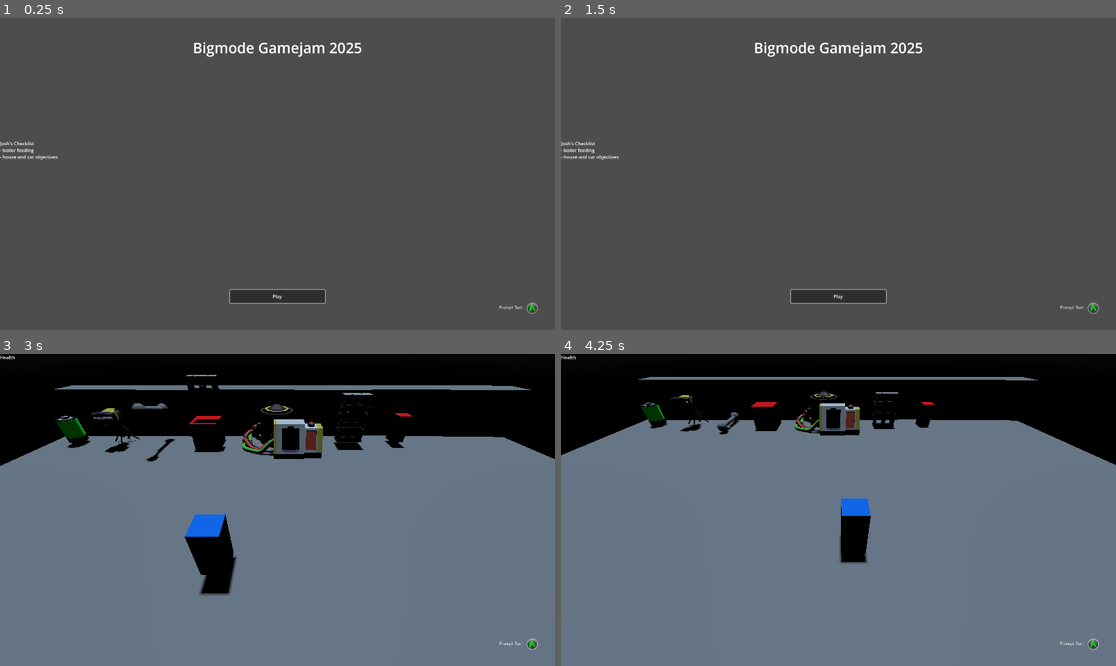
Above: before the commit, frames 1-4 (two rows, left to right).
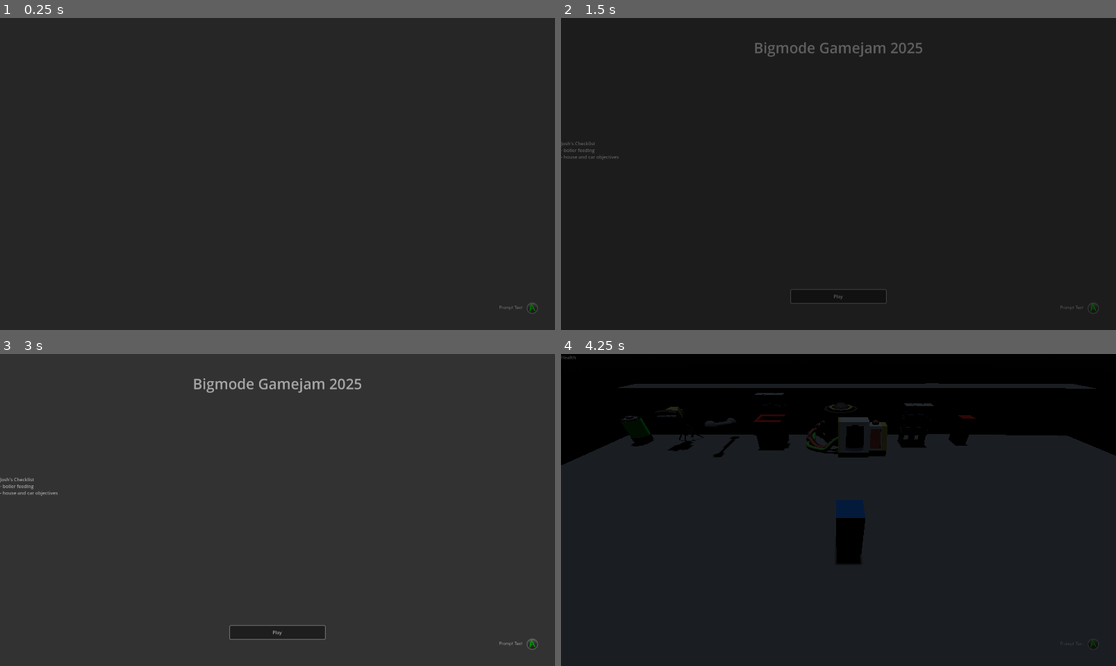
Above: after the commit, the same moments.

Repository: joshandersn/power
Game: Godot game, scene res://Scenes/main.tscn
The game is run twice, just before and just after one commit, with the same random seed, the same clock (stepped at 60 frames per second) and the same inputs.
Inputs (mouse positions are in pixels of both pictures, inside the frame that each line leads up to):
- Up to frame 1 (0.25 s): no input
- Up to frame 2 (1.5 s): click (838, 295) at 0.5 s, where only the run before the commit has a clickable "Play"; click "Play" at 1.25 s
- Up to frame 3 (3 s): move the mouse to (399, 494) at 2.02 s; hold D (move_right) 2.03-2.78 s; right-click (399, 494) at 2.1 s; tap Enter at 2.75 s; move the mouse to (166, 525) at 2.77 s; hold S (move_down) from 2.78 s (still down); click (166, 525) at 2.85 s
- Up to frame 4 (4.25 s): move the mouse to (894, 441) at 3.52 s; release S (move_down) at 3.53 s; hold D (move_right) from 3.53 s (still down); tap E (use_cable) at 3.6 s

The runs differ from the first frame. In frame 1, 99% of the frame differs, in the area x 0-100%, y 0-100%; in frame 2, 100%; in frame 3, 100%; in frame 4, 78%.

Commit message:
adds fade on load level

Diff:
--- a/Scenes/main.tscn
+++ b/Scenes/main.tscn
@@ -287,6 +287,58 @@
 "lose_in": SubResource("Animation_j5qqo")
 }
 
+[sub_resource type="Animation" id="Animation_ownar"]
+resource_name = "FadeIn"
+tracks/0/type = "value"
+tracks/0/imported = false
+tracks/0/enabled = true
+tracks/0/path = NodePath("Fade:color")
+tracks/0/interp = 1
+tracks/0/loop_wrap = true
+tracks/0/keys = {
+"times": PackedFloat32Array(0, 1),
+"transitions": PackedFloat32Array(0.378929, 1),
+"update": 0,
+"values": [Color(0, 0, 0, 0), Color(0, 0, 0, 1)]
+}
+
+[sub_resource type="Animation" id="Animation_0cirh"]
+length = 0.001
+tracks/0/type = "value"
+tracks/0/imported = false
+tracks/0/enabled = true
+tracks/0/path = NodePath("Fade:color")
+tracks/0/interp = 1
+tracks/0/loop_wrap = true
+tracks/0/keys = {
+"times": PackedFloat32Array(0),
+"transitions": PackedFloat32Array(1),
+"update": 0,
+"values": [Color(0, 0, 0, 1)]
+}
+
+[sub_resource type="Animation" id="Animation_q2541"]
+resource_name = "FadeOut"
+tracks/0/type = "value"
+tracks/0/imported = false
+tracks/0/enabled = true
+tracks/0/path = NodePath("Fade:color")
+tracks/0/interp = 1
+tracks/0/loop_wrap = true
+tracks/0/keys = {
+"times": PackedFloat32Array(0.0666667, 0.8),
+"transitions": PackedFloat32Array(1.6245, 0.378929),
+"update": 0,
+"values": [Color(0, 0, 0, 1), Color(0, 0, 0, 0)]
+}
+
+[sub_resource type="AnimationLibrary" id="AnimationLibrary_vg7dn"]
+_data = {
+"FadeIn": SubResource("Animation_ownar"),
+"FadeOut": SubResource("Animation_q2541"),
+"RESET": SubResource("Animation_0cirh")
+}
+
 [node name="Game" type="Node3D"]
 process_mode = 3
 script = ExtResource("1_i72wx")
@@ -451,6 +503,21 @@
 "": SubResource("AnimationLibrary_g8rl2")
 }
 
+[node name="FadeAnim" type="AnimationPlayer" parent="Canvas/UI"]
+libraries = {
+"": SubResource("AnimationLibrary_vg7dn")
+}
+
+[node name="Fade" type="ColorRect" parent="Canvas/UI"]
+layout_mode = 1
+anchors_preset = 15
+anchor_right = 1.0
+anchor_bottom = 1.0
+grow_horizontal = 2
+grow_vertical = 2
+color = Color(0, 0, 0, 1)
+
 [connection signal="timeout" from="Canvas/UI/DialogTimer" to="Canvas/UI" method="_on_dialog_timer_timeout"]
 [connection signal="animation_finished" from="Canvas/UI/DialogAnim" to="Canvas/UI" method="_on_dialog_anim_animation_finished"]
 [connection signal="pressed" from="Canvas/UI/LoseBG/Button" to="Canvas/UI" method="_on_button_pressed"]
+[connection signal="animation_finished" from="Canvas/UI/FadeAnim" to="." method="_on_fade_anim_animation_finished"]
--- a/Scripts/game.gd
+++ b/Scripts/game.gd
@@ -12,3 +12,6 @@
 var input_method := "keyboard"
 var player_last_direction: Vector3
 var current_level: PackedScene
+
+# Session
+var enemy_count: int
--- a/Scripts/main.gd
+++ b/Scripts/main.gd
@@ -1,16 +1,29 @@
 extends Node3D
 
+var scene_to_load: PackedScene
 func load_scene(scene: PackedScene):
+	$Canvas/UI/FadeAnim.play("FadeIn")
+	scene_to_load = scene
+func finish_load() -> void:
 	for i in $Scene.get_children():
 		i.queue_free()
-	var new_scene = scene.instantiate()
+	var new_scene = scene_to_load.instantiate()
 	$Scene.add_child(new_scene)
-	Game.current_level = scene
+	Game.current_level = scene_to_load
 	$Canvas/UI/LoseAnim.play("RESET")
+	$Canvas/UI/FadeAnim.play("FadeOut")
 
 func _input(_event: InputEvent) -> void:
 	if Input.is_action_just_pressed("pause"):
 		get_tree().paused = !get_tree().paused
+
+func scan_level() -> void:
+	# gat enemy count
+	var e_count: int
+	for i in get_children():
+		if i.is_in_group("Enemy"):
+			e_count += 1
+	Game.enemy_count = e_count
 
 # Called when the node enters the scene tree for the first time.
 func _ready() -> void:
@@ -20,3 +33,8 @@
 
 func restart_level() -> void:
 	load_scene(Game.current_level)
+
+
+func _on_fade_anim_animation_finished(anim_name: StringName) -> void:
+	if anim_name == "FadeIn":
+		finish_load()
Not shown: 1 places in Scenes/main.tscn that only renumber resources
